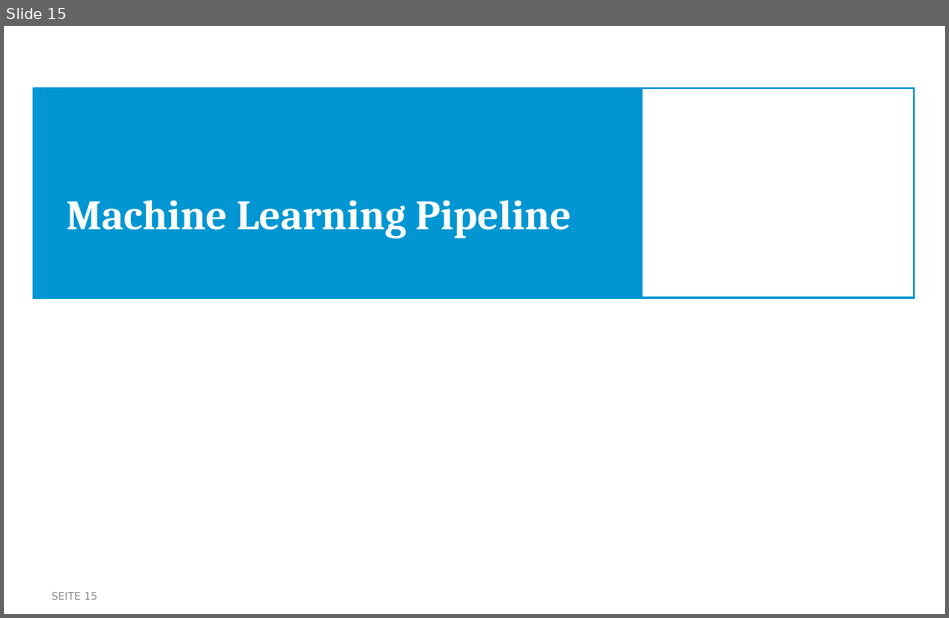
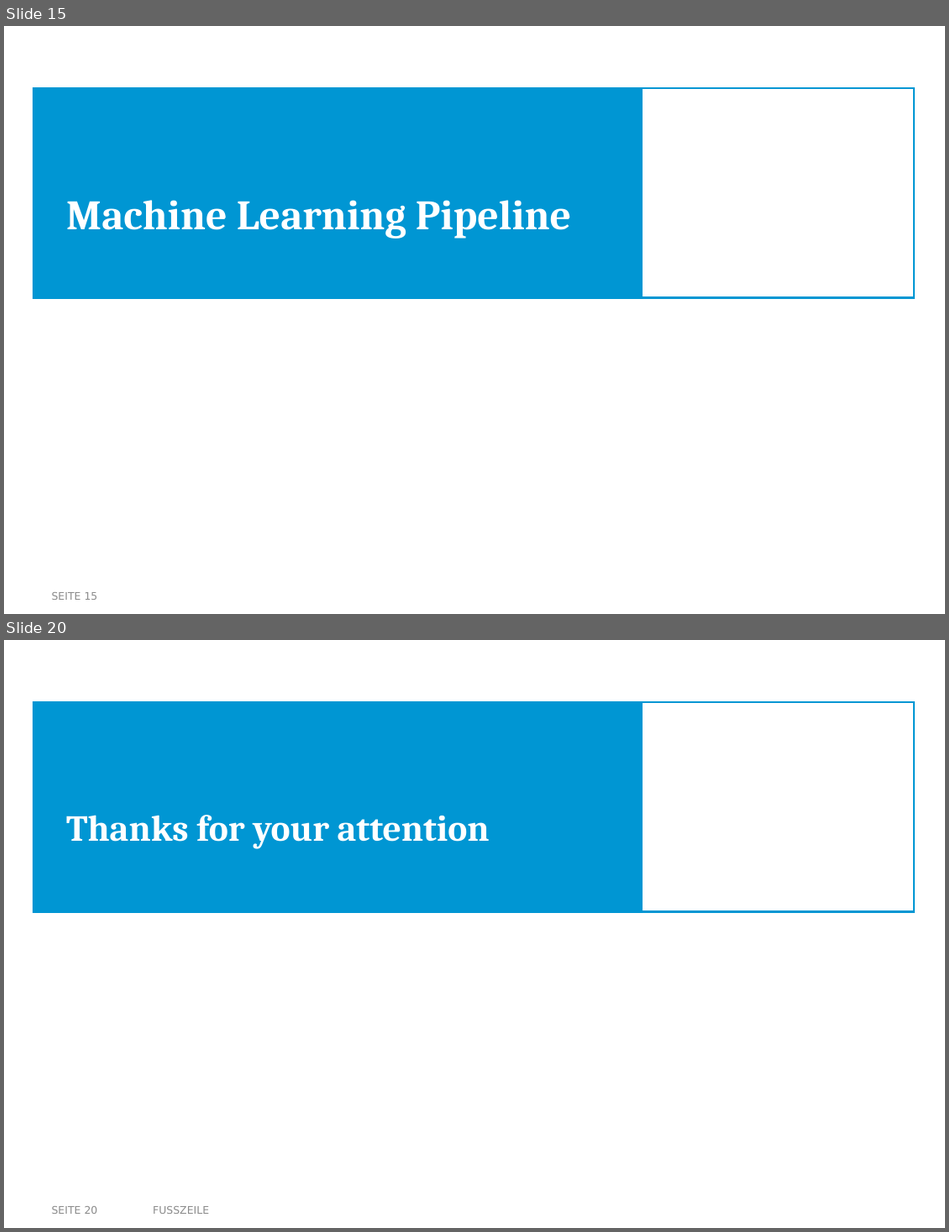
Before and after one commit to nikmaster/wu_dslab_infrared-city, a slide deck: deliverables/3b. intermediate slides/Intermediate Slides.pptx. Shown one above the other, each under a label of ours: slide 15 before the commit, slides 15 and 20 after it; the slides between them are not shown. The pictures are 949x618 and 949x1232 pixels, drawn with LibreOffice and Linux fonts; fonts in the diff are those of the drawing; background and template pictures are left out. Boxes give left, top, right and bottom in pixels: in the first picture for what was removed or moved away, otherwise in the second. Text is boxed around its words. In the diff, an @@ line names an element or a change of style, - is before the commit and + after.

```diff
--- a/deliverables/3b. intermediate slides/Intermediate Slides.pptx
+++ b/deliverables/3b. intermediate slides/Intermediate Slides.pptx
@@ slide 20 added at (4,640,945,1228), background #FFFFFF; not listed: 2 template elements that a slide beside it also shows @@
@@ title added at (66,815,490,849), 28 pt, text #FFFFFF, bold @@
+Thanks for your attention
@@ page number added at (52,1206,98,1214), 8 pt, text #8C8C8C @@
+SEITE 20
@@ text added at (153,1206,209,1214), 8 pt, text #8C8C8C @@
+FUSSZEILE
```
Also in this commit, not shown: 5 slides changed, 1 slide removed.
